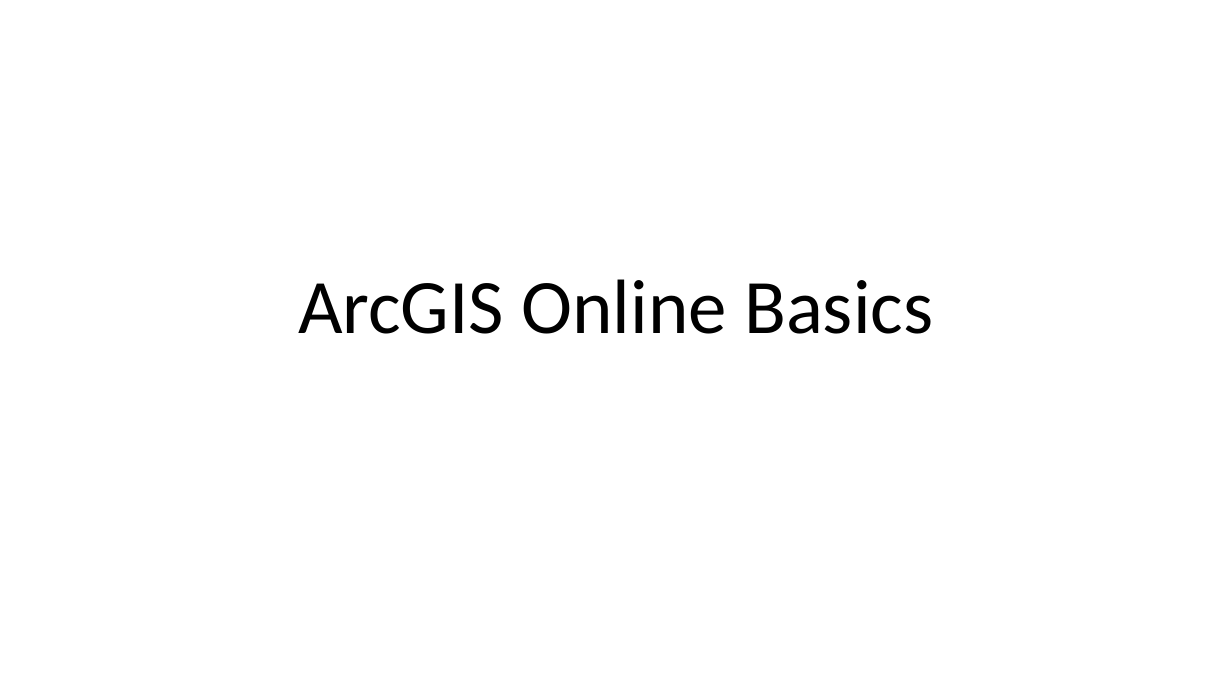
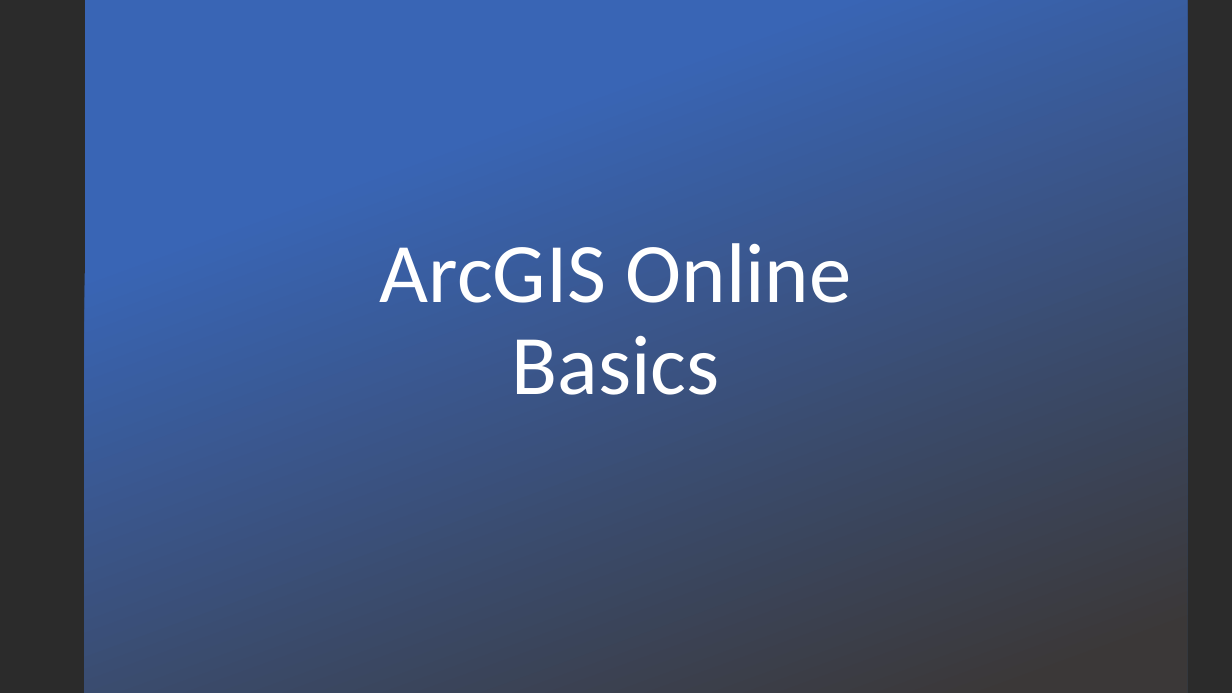
Before and after one commit to DanCranford/Workshop_Intermediate_1, a slide deck: slide 7 of Workshop 1.pptx. Drawn at 1232x693 pixels with LibreOffice and Linux fonts; fonts in the diff are those of the drawing; background and template pictures are left out; a plain dark background stands for a picture behind light text. Boxes give left, top, right and bottom in pixels: in the first picture for what was removed or moved away, otherwise in the second. Text is boxed around its words. In the diff, an @@ line names an element or a change of style, - is before the commit and + after.

```diff
--- a/Workshop 1.pptx
+++ b/Workshop 1.pptx
@@ background #FFFFFF to picture (left out) @@
@@ rectangle added at [85, 0, 1188, 693], fill gradient #3965B5 to #3B3838 @@
@@ title "ArcGIS Online Basics": place and size @@
-title "ArcGIS Online Basics" at [298, 279, 933, 334]
+title "ArcGIS Online Basics" at [380, 243, 852, 395]
@@ title "ArcGIS Online Basics" at [380, 243, 852, 395]: size 60 to 66 pt, text colour #000000 to #FFFFFF @@
```
Also in this commit, not shown: 4 other slides changed, 2 slides added, 1 other file.
